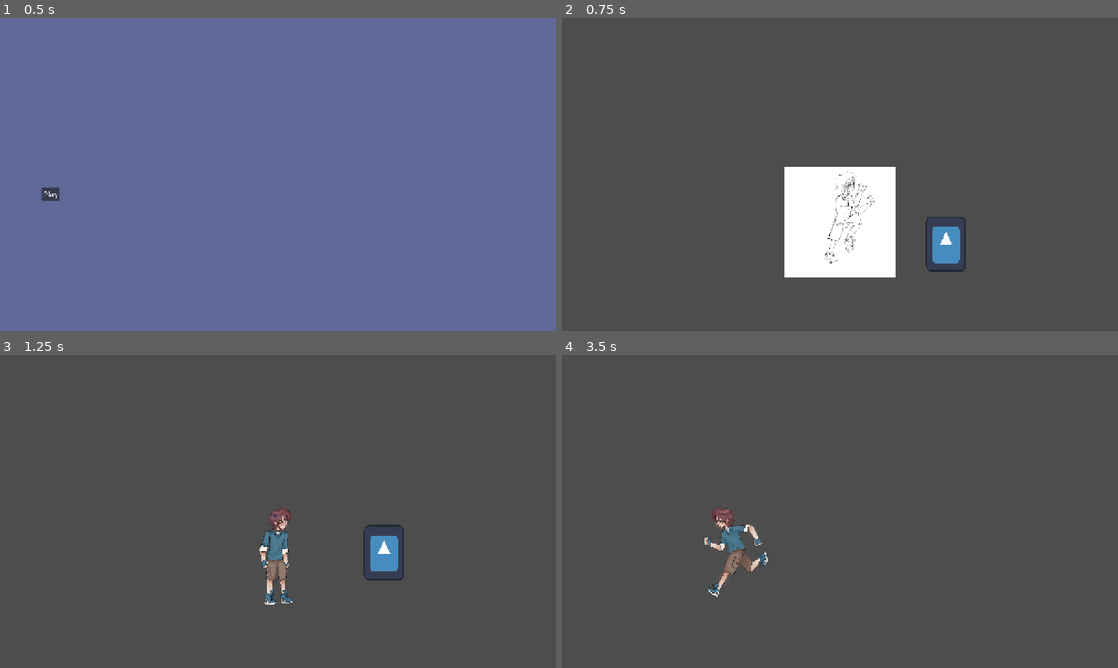
Above: before the commit, frames 1-4 (two rows, left to right).
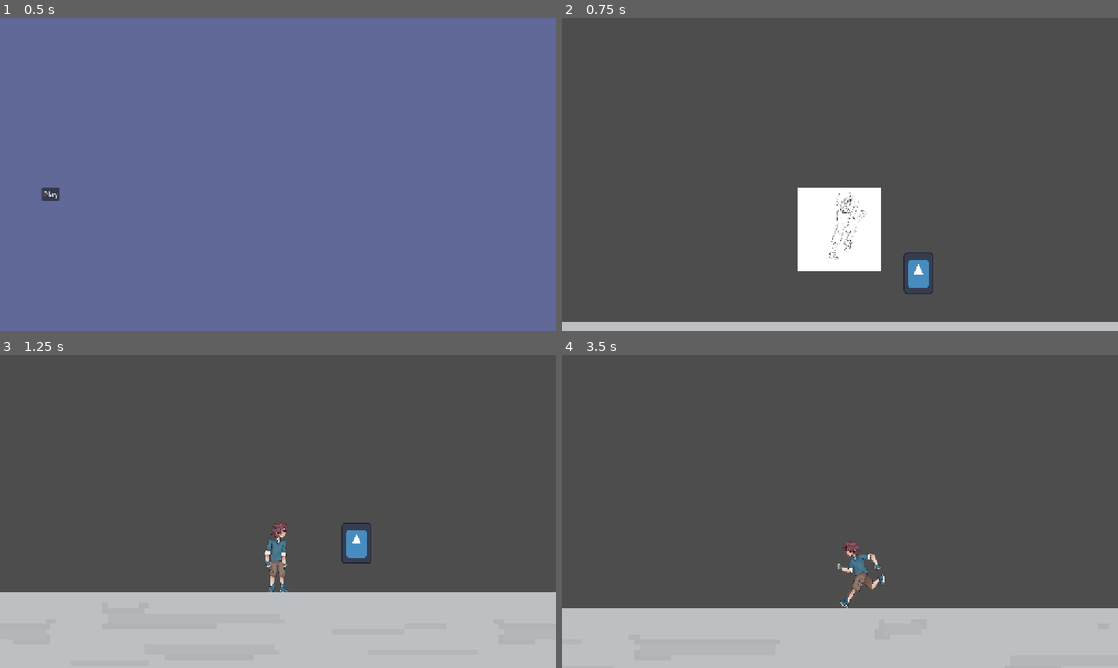
Above: after the commit, the same moments.

Repository: TheRealHeli4m/LilGuyBigWorld
Game: Godot game, scene res://main_menu.tscn
Same seed, same stepped clock (60 frames per second), same inputs: the game is played once before the commit and once after it. The engine's default icon, where the game draws it, is replaced by a stand-in: a white triangle on a blue panel in a dark square.
Inputs (mouse positions are in pixels of both pictures, inside the frame that each line leads up to):
- Up to frame 1 (0.5 s): no input
- Up to frame 2 (0.75 s): click "Play" at 0.5 s
- Up to frame 3 (1.25 s): no input
- Up to frame 4 (3.5 s): tap Enter at 1.25 s; move the mouse to (962, 495) at 1.27 s; hold D (move_right) 1.28-2.78 s; tap Alt at 1.35, 2.85 s; click (962, 495) at 1.42 s; tap Space (jump) at 1.52, 2.27 s; move the mouse to (728, 527) at 2.02 s; tap Shift at 2.1 s; click (728, 527) at 2.17 s; move the mouse to (895, 442) at 2.77 s; hold A (move_left) from 2.78 s (still down); click (895, 442) at 2.92 s

Frame 1 is identical in both runs. In frame 2, 7.4% of the frame differs, in the area x 0-100%, y 47-100%; in frame 3, 26%, in the area x 0-100%, y 48-100%; in frame 4, 21%.

Commit message:
Update pause screen and add camera lookahead

Diff:
--- /dev/null
+++ b/Scenes/button.gd
@@ -0,0 +1,33 @@
+extends TextureButton
+
+var current_tween: Tween
+# Called when the node enters the scene tree for the first time.
+func _ready() -> void:
+	pivot_offset = size / 2
+
+
+# Called every frame. 'delta' is the elapsed time since the previous frame.
+func _process(delta: float) -> void:
+	pass
+
+
+func _on_mouse_entered() -> void:
+	if current_tween and current_tween.is_running():
+		current_tween.kill()
+
+	current_tween = create_tween()
+	current_tween.set_trans(Tween.TRANS_BACK)
+	current_tween.set_ease(Tween.EASE_OUT)
+
+	current_tween.tween_property(self, "scale", Vector2(5, 5), 0.2)
+
+
+func _on_mouse_exited() -> void:
+	if current_tween and current_tween.is_running():
+		current_tween.kill()
+
+	current_tween = create_tween()
+	current_tween.set_trans(Tween.TRANS_CUBIC)
+	current_tween.set_ease(Tween.EASE_OUT)
+
+	current_tween.tween_property(self, "scale", Vector2(4, 4), 0.2)
--- a/Scenes/camera.gd
+++ b/Scenes/camera.gd
@@ -1,11 +1,25 @@
 extends Camera2D
 
+@onready var player = $".."
+var look_ahead_distance = 60.0
+var look_ahead_speed = 5.0
+var commit_speed = 10.0
 
-# Called when the node enters the scene tree for the first time.
-func _ready() -> void:
-	pass # Replace with function body.
+var current_look_ahead = Vector2.ZERO
+
+func _physics_process(delta: float) -> void:
+	self.offset.y = -200
+	if not player:
+		return
+
+	var velocity = player.velocity
+	var target_look_ahead = Vector2.ZERO
+
+	if velocity.length() > commit_speed:
+		target_look_ahead = velocity.normalized() * look_ahead_distance
+
+	var weight = 1.0 - exp(-look_ahead_speed * delta)
+	current_look_ahead = current_look_ahead.lerp(target_look_ahead, weight)
 
 
-# Called every frame. 'delta' is the elapsed time since the previous frame.
-func _process(delta: float) -> void:
-	self.offset.y = -100
+	global_position = player.global_position + current_look_ahead
--- a/Scenes/game.tscn
+++ b/Scenes/game.tscn
@@ -1,21 +1,20 @@
 [gd_scene format=3 uid="uid://xj703g0kiwa4"]
 
+[ext_resource type="Texture2D" uid="uid://drnyv25illilw" path="res://Assets/kitchen_top.png" id="1_1l0tm"]
 [ext_resource type="PackedScene" uid="uid://ci2yoqda0kved" path="res://Scenes/little_guy.tscn" id="1_ebmjs"]
 [ext_resource type="PackedScene" uid="uid://bxnixtbrabwwv" path="res://Scenes/air_can.tscn" id="1_i6g32"]
 [ext_resource type="PackedScene" uid="uid://njdibrl2nvwm" path="res://Scenes/game_manager.tscn" id="1_wowpa"]
 [ext_resource type="PackedScene" uid="uid://hwf12e5a0c3f" path="res://Scenes/killzone.tscn" id="3_wrm1d"]
 [ext_resource type="Script" uid="uid://ckx6wi3itw8ix" path="res://Scenes/camera.gd" id="4_1l0tm"]
 [ext_resource type="Script" uid="uid://dtuh8twxmhagj" path="res://Scripts/pause_menu_bg.gd" id="4_3dryh"]
+[ext_resource type="Texture2D" uid="uid://cy7alggvuw8vw" path="res://Assets/resume_button.png" id="7_ldgsr"]
+[ext_resource type="Texture2D" uid="uid://ccgnihubgyhnj" path="res://Assets/settings.png" id="8_o5yvi"]
+[ext_resource type="Script" uid="uid://dttftu4eht7jh" path="res://Scenes/button.gd" id="8_rku1e"]
+[ext_resource type="Texture2D" uid="uid://dasf2d25t1mdp" path="res://Assets/return.png" id="9_rku1e"]
+[ext_resource type="Texture2D" uid="uid://ciilcu05d6elq" path="res://Assets/pause.png" id="11_rku1e"]
 
 [sub_resource type="WorldBoundaryShape2D" id="WorldBoundaryShape2D_cqgho"]
 distance = -52.0
-
-[sub_resource type="StyleBoxFlat" id="StyleBoxFlat_cd33c"]
-content_margin_left = 50.0
-content_margin_top = 25.0
-content_margin_right = 50.0
-content_margin_bottom = 25.0
-bg_color = Color(0.08274146, 0.08274145, 0.0827414, 1)
 
 [sub_resource type="WorldBoundaryShape2D" id="WorldBoundaryShape2D_cd33c"]
 
@@ -23,18 +22,18 @@
 position = Vector2(-1, 1)
 
 [node name="AirCan" parent="." unique_id=1130188088 instance=ExtResource("1_i6g32")]
-position = Vector2(-136, -348)
+position = Vector2(-132, -449)
 
 [node name="GameManager" parent="." unique_id=1534931396 instance=ExtResource("1_wowpa")]
 unique_name_in_owner = true
 
 [node name="LittleGuy" parent="." unique_id=1827910594 instance=ExtResource("1_ebmjs")]
-position = Vector2(10, -112)
+position = Vector2(18, -297)
 
 [node name="Camera2D" type="Camera2D" parent="LittleGuy" unique_id=704258411]
 position = Vector2(1, 0)
+zoom = Vector2(0.75, 0.75)
 limit_smoothed = true
-position_smoothing_enabled = true
 script = ExtResource("4_1l0tm")
 
 [node name="Killzone" parent="." unique_id=627309802 instance=ExtResource("3_wrm1d")]
@@ -54,42 +53,58 @@
 color = Color(0.20511743, 0.20511743, 0.20511743, 0.39215687)
 script = ExtResource("4_3dryh")
 
-[node name="VBoxContainer" type="VBoxContainer" parent="PauseMenu" unique_id=181255018]
-anchors_preset = 13
-anchor_left = 0.5
-anchor_right = 0.5
-anchor_bottom = 1.0
-offset_left = -206.0
-offset_right = 206.0
-grow_horizontal = 2
-grow_vertical = 2
-theme_override_constants/separation = 10
+[node name="Node2D" type="Node2D" parent="PauseMenu" unique_id=1874747827]
+position = Vector2(48, 64)
 
-[node name="MarginContainer" type="MarginContainer" parent="PauseMenu/VBoxContainer" unique_id=357557006]
-layout_mode = 2
-theme_override_constants/margin_top = 250
+[node name="Resume" type="TextureButton" parent="PauseMenu/Node2D" unique_id=1076175505]
+offset_left = 61.0
+offset_top = 199.0
+offset_right = 93.0
+offset_bottom = 231.0
+scale = Vector2(4, 4)
+texture_normal = ExtResource("7_ldgsr")
+script = ExtResource("8_rku1e")
 
-[node name="Resume" type="Button" parent="PauseMenu/VBoxContainer" unique_id=2103524191]
-layout_mode = 2
-theme_override_styles/normal = SubResource("StyleBoxFlat_cd33c")
-text = "Resume"
+[node name="Settings" type="TextureButton" parent="PauseMenu/Node2D" unique_id=725551003]
+offset_left = 60.0
+offset_top = 345.0
+offset_right = 92.0
+offset_bottom = 377.0
+scale = Vector2(4, 4)
+texture_normal = ExtResource("8_o5yvi")
+script = ExtResource("8_rku1e")
 
-[node name="Settings" type="Button" parent="PauseMenu/VBoxContainer" unique_id=550075613]
-layout_mode = 2
-theme_override_styles/normal = SubResource("StyleBoxFlat_cd33c")
-text = "Settings
-"
+[node name="Quit" type="TextureButton" parent="PauseMenu/Node2D" unique_id=1690179200]
+offset_left = 60.0
+offset_top = 491.0
+offset_right = 92.0
+offset_bottom = 523.0
+scale = Vector2(4, 4)
+texture_normal = ExtResource("9_rku1e")
+script = ExtResource("8_rku1e")
 
-[node name="Quit" type="Button" parent="PauseMenu/VBoxContainer" unique_id=671311646]
-layout_mode = 2
-theme_override_styles/normal = SubResource("StyleBoxFlat_cd33c")
-text = "Return to Main Menu"
+[node name="Sprite2D" type="Sprite2D" parent="PauseMenu" unique_id=1246568166]
+position = Vector2(762, 296)
+scale = Vector2(6, 6)
+texture = ExtResource("11_rku1e")
 
 [node name="StaticBody2D" type="StaticBody2D" parent="." unique_id=990472971]
-position = Vector2(-1, 65)
+position = Vector2(-6, -186)
 
 [node name="CollisionShape2D" type="CollisionShape2D" parent="StaticBody2D" unique_id=600412735]
+position = Vector2(7, 188)
 shape = SubResource("WorldBoundaryShape2D_cd33c")
 
-[connection signal="pressed" from="PauseMenu/VBoxContainer/Resume" to="PauseMenu/Bg" method="_on_resume_pressed"]
-[connection signal="pressed" from="PauseMenu/VBoxContainer/Quit" to="PauseMenu/Bg" method="_on_quit_pressed"]
+[node name="Sprite2D" type="Sprite2D" parent="StaticBody2D" unique_id=1845477899]
+position = Vector2(13, -485)
+scale = Vector2(16, 16)
+texture = ExtResource("1_1l0tm")
+
+[connection signal="mouse_entered" from="PauseMenu/Node2D/Resume" to="PauseMenu/Node2D/Resume" method="_on_mouse_entered"]
+[connection signal="mouse_exited" from="PauseMenu/Node2D/Resume" to="PauseMenu/Node2D/Resume" method="_on_mouse_exited"]
+[connection signal="pressed" from="PauseMenu/Node2D/Resume" to="PauseMenu/Bg" method="_on_resume_pressed"]
+[connection signal="mouse_entered" from="PauseMenu/Node2D/Settings" to="PauseMenu/Node2D/Settings" method="_on_mouse_entered"]
+[connection signal="mouse_exited" from="PauseMenu/Node2D/Settings" to="PauseMenu/Node2D/Settings" method="_on_mouse_exited"]
+[connection signal="mouse_entered" from="PauseMenu/Node2D/Quit" to="PauseMenu/Node2D/Quit" method="_on_mouse_entered"]
+[connection signal="mouse_exited" from="PauseMenu/Node2D/Quit" to="PauseMenu/Node2D/Quit" method="_on_mouse_exited"]
+[connection signal="pressed" from="PauseMenu/Node2D/Quit" to="PauseMenu/Bg" method="_on_quit_pressed"]
--- a/Scripts/pause_menu_bg.gd
+++ b/Scripts/pause_menu_bg.gd
@@ -1,12 +1,14 @@
 extends ColorRect
 
-@onready var buttons = $"../VBoxContainer"
+@onready var buttons = $"../Node2D"
 @onready var isPauseMenuOpen = false
+@onready var pauseSprite = $"../Sprite2D"
 
 # Called when the node enters the scene tree for the first time.
 func _ready() -> void:
 	self.position.y = -1000
-	buttons.position.y = -600
+	buttons.position.y = -1000
+	pauseSprite.position.y = -1000
 
 # Called every frame. 'delta' is the elapsed time since the previous frame.
 func _process(delta: float) -> void:
@@ -23,7 +25,12 @@
 	var buttontween = create_tween()
 	buttontween.set_trans(Tween.TRANS_SINE)
 	buttontween.set_ease(Tween.EASE_OUT)
-	buttontween.tween_property(buttons, "position:y", 0 if isOpening else -600, 0.75)
+	buttontween.tween_property(buttons, "position:y", 0 if isOpening else -1000, 0.75)
+
+	var pausetween = create_tween()
+	pausetween.set_trans(Tween.TRANS_SINE)
+	pausetween.set_ease(Tween.EASE_OUT)
+	pausetween.tween_property(pauseSprite, "position:y", 350 if isOpening else -1000, 1)
 
 	Global.playerCanMove = false if isOpening else true
 	isPauseMenuOpen = true if isOpening else false
Binary file added: Assets/kitchen_top.png
Not shown, added: Assets/kitchen_top.png.import
Binary file added: Assets/pause.png
Not shown, added: Assets/pause.png.import
Binary file added: Assets/resume_button.png
Not shown, added: Assets/resume_button.png.import
Binary file added: Assets/return.png
Not shown, added: Assets/return.png.import
Binary file added: Assets/settings.png
Not shown, added: Assets/settings.png.import
Not shown, added: Scenes/button.gd.uid
